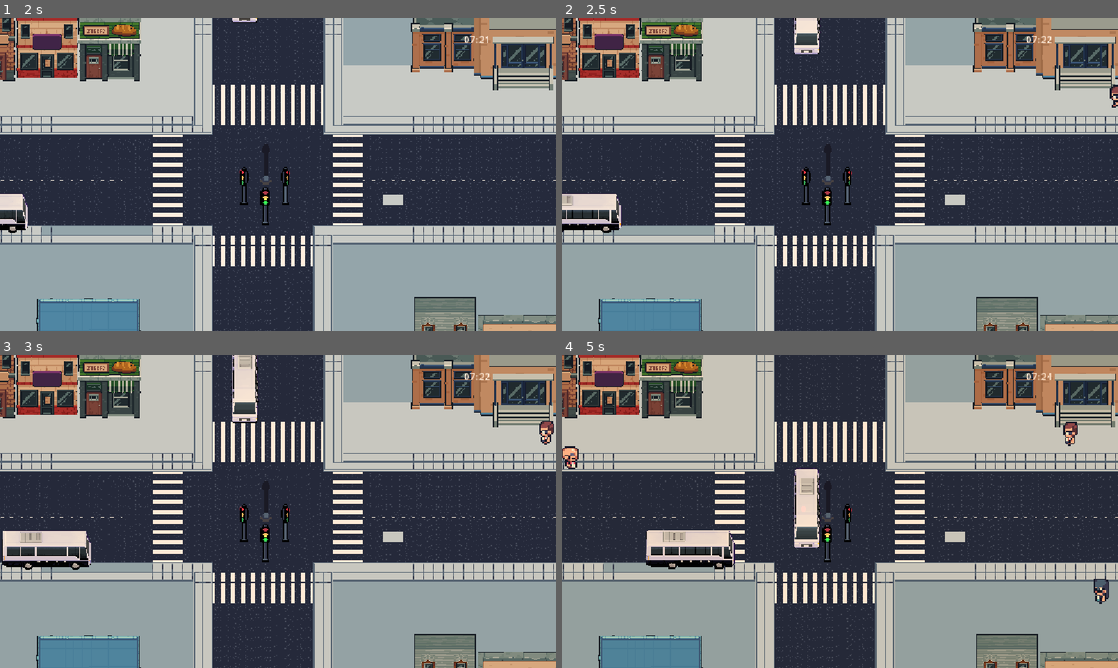
Above: before the commit, frames 1-4 (two rows, left to right).
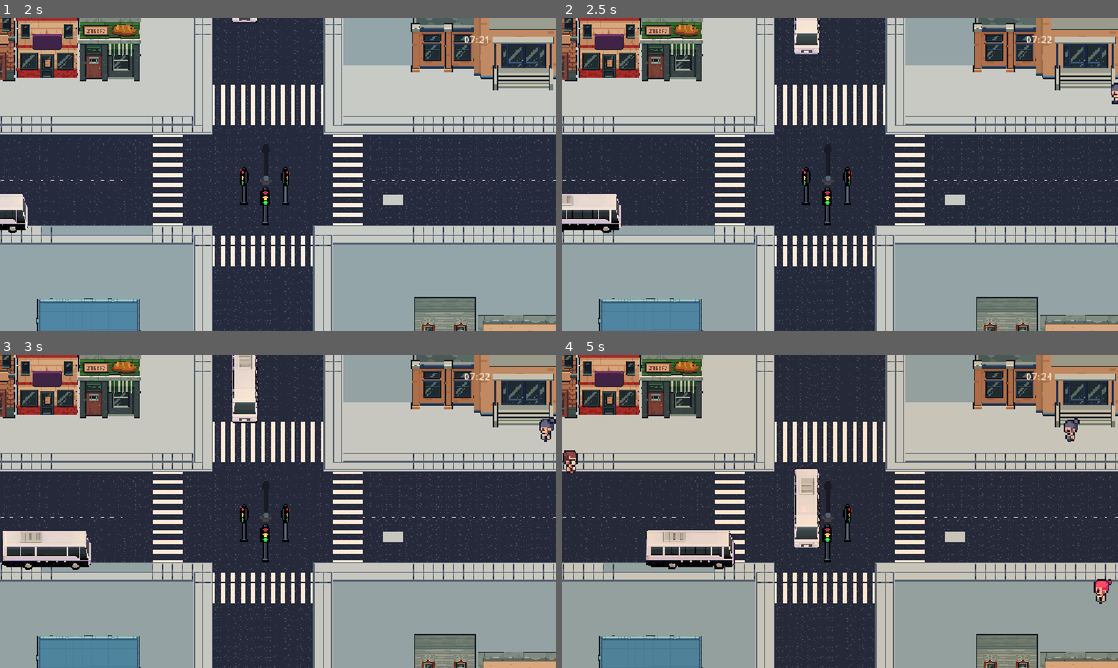
Above: after the commit, the same moments.

Repository: lafgo-fc/game-jam-repoooo
Game: Godot game, scene res://scne/test_one.tscn
The game is run twice, just before and just after one commit, with the same random seed, the same clock (stepped at 60 frames per second) and the same inputs.
Inputs:
- Up to frame 1 (2 s): tap Enter (ui_accept) at 0.5, 0.77, 1.25, 1.52 s; hold R (traffic control right and left) from 0.53 s (still down)
- Up to frame 2 (2.5 s): keep holding R (traffic control right and left)
- Up to frame 3 (3 s): keep holding R (traffic control right and left)
- Up to frame 4 (5 s): keep holding R (traffic control right and left); tap Enter (ui_accept) at 3.02, 3.77, 4.52 s

Frame 1 is identical in both runs. In frame 2, less than 0.1% of the frame differs, in the area x 98-100%, y 20-29%; in frame 3, 0.2%; in frame 4, 0.5%, in the area x 0-99%, y 20-79%.

Commit message:
fixed the traffic light npc conditions

Diff:
--- a/scne/pedestians.tscn
+++ b/scne/pedestians.tscn
@@ -251,48 +251,59 @@
 		var possible_pt = [pt_5,pt_12,pt_19,pt_2]
 		near_pt = possible_pt.pick_random()
 	elif near_pt == pt_23:
-		var possible_pt = [pt_10,pt_22,pt_1,pt_21]
+		var possible_pt = [pt_21]
 		near_pt = possible_pt.pick_random()
 	elif near_pt == pt_21:
 		var possible_pt = [pt_23,pt_3,pt_9,pt_4]
 		near_pt = possible_pt.pick_random()
-func  check_signal():
+func check_signal():
 	stop_signal = false
 
+	# pt12 → pt20 | pt3 → pt21
+	if (previous_pt == pt_12 and near_pt == pt_20) or \\
+	(previous_pt == pt_3 and near_pt == pt_21):
+		if GameData.light == \"red in front\":
+			stop_signal = true
+
+	# pt1 → pt23 | pt13 → pt2
+	elif (previous_pt == pt_1 and near_pt == pt_23) or \\
+	(previous_pt == pt_13 and near_pt == pt_2):
+		if GameData.light == \"red in front\":
+			stop_signal = true
+
+	# pt2 → pt20 | pt23 → pt21
+	elif (previous_pt == pt_2 and near_pt == pt_20) or \\
+	(previous_pt == pt_23 and near_pt == pt_21):
+		if GameData.light == \"green in front\":
+			stop_signal = true
+			print(stop_signal)
+
+	# pt20 → pt2 | pt21 → pt3
+	elif (previous_pt == pt_20 and near_pt == pt_2) or \\
+	(previous_pt == pt_21 and near_pt == pt_23):
+		if GameData.light == \"green in front\":
+			stop_signal = true
+
+	# pt12 → pt13 | pt3 → pt1
+	elif (previous_pt == pt_12 and near_pt == pt_13) or \\
+	(previous_pt == pt_3 and near_pt == pt_1):
+		if GameData.light == \"green in front\":
+			stop_signal = true
+
+	# pt23 → pt1 | pt13 → pt12
+	elif (previous_pt == pt_23 and near_pt == pt_1) or \\
+	(previous_pt == pt_2 and near_pt == pt_13):
+		if GameData.light == \"red in front\":
+			stop_signal = true
+
 	# pt1 → pt3
-	if previous_pt == pt_1 and near_pt == pt_3:
-		if GameData.light == \"red in right\" or GameData.light == \"green in front\":
+	elif (previous_pt == pt_1 and near_pt == pt_3) or \\
+	(previous_pt == pt_13 and near_pt == pt_12):
+		if GameData.light == \"green in front\":
 			stop_signal = true
-
-	# pt2 → pt4
-	elif previous_pt == pt_2 and near_pt == pt_4:
-		if GameData.light == \"red in right\" or GameData.light == \"green in front\":
-			stop_signal = true
-
-	# pt3 → pt1
-	elif previous_pt == pt_3 and near_pt == pt_1:
-		if GameData.light == \"red in right\" or GameData.light == \"green in front\":
-			stop_signal = true
-
-	# pt4 → pt2
-	elif previous_pt == pt_4 and near_pt == pt_2:
-		if GameData.light == \"red in right\" or GameData.light == \"green in front\":
-			stop_signal = true
-	# pt2 → pt1
-	elif previous_pt == pt_2 and near_pt == pt_1:
-		if GameData.light == \"red in front\" or GameData.light == \"green in right\":
-			stop_signal = true
-	# pt1 → pt2
-	elif previous_pt == pt_1 and near_pt == pt_2:
-		if GameData.light == \"red in front\" or GameData.light == \"green in right\":
-			stop_signal = true
-	# pt4 → pt3
-	elif previous_pt == pt_4 and near_pt == pt_3:
-		if GameData.light == \"red in front\" or GameData.light == \"green in right\":
-			stop_signal = true
-	# pt3 → pt4
-	elif previous_pt == pt_3 and near_pt == pt_4:
-		if GameData.light == \"red in front\" or GameData.light == \"green in right\":
+	elif (previous_pt == pt_20 and near_pt == pt_12) or \\
+	(previous_pt == pt_21 and near_pt == pt_3):
+		if GameData.light == \"red in front\":
 			stop_signal = true
 
 func _on_area_2d_body_entered(body: Node2D) -> void:
